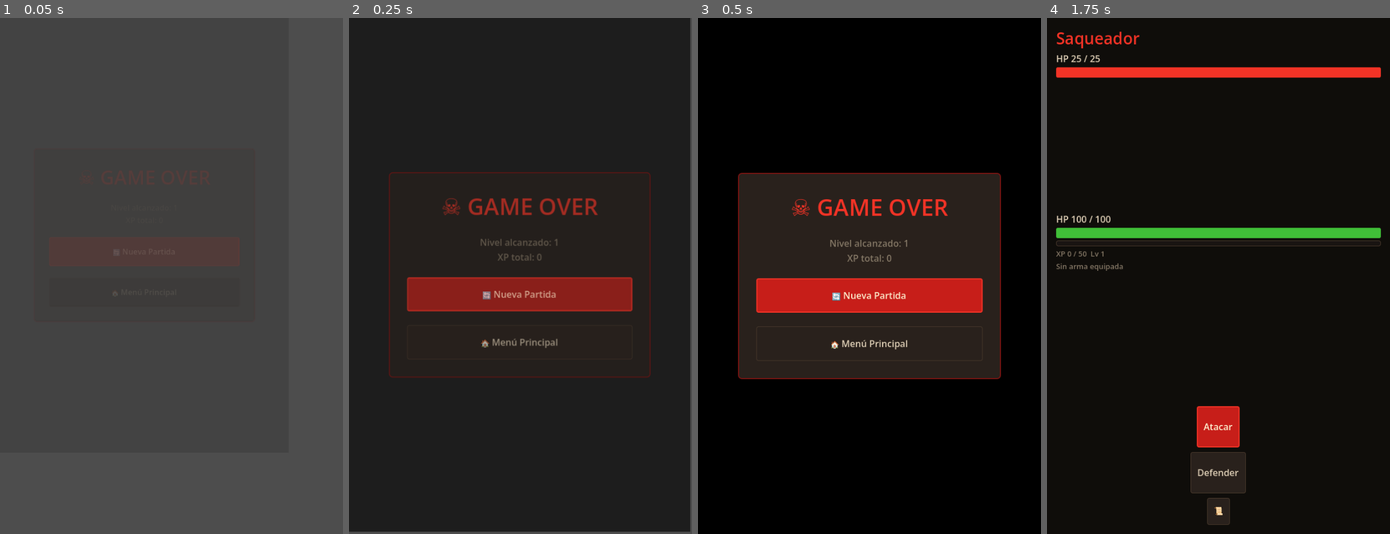
Above: before the commit, frames 1-4 (left to right).
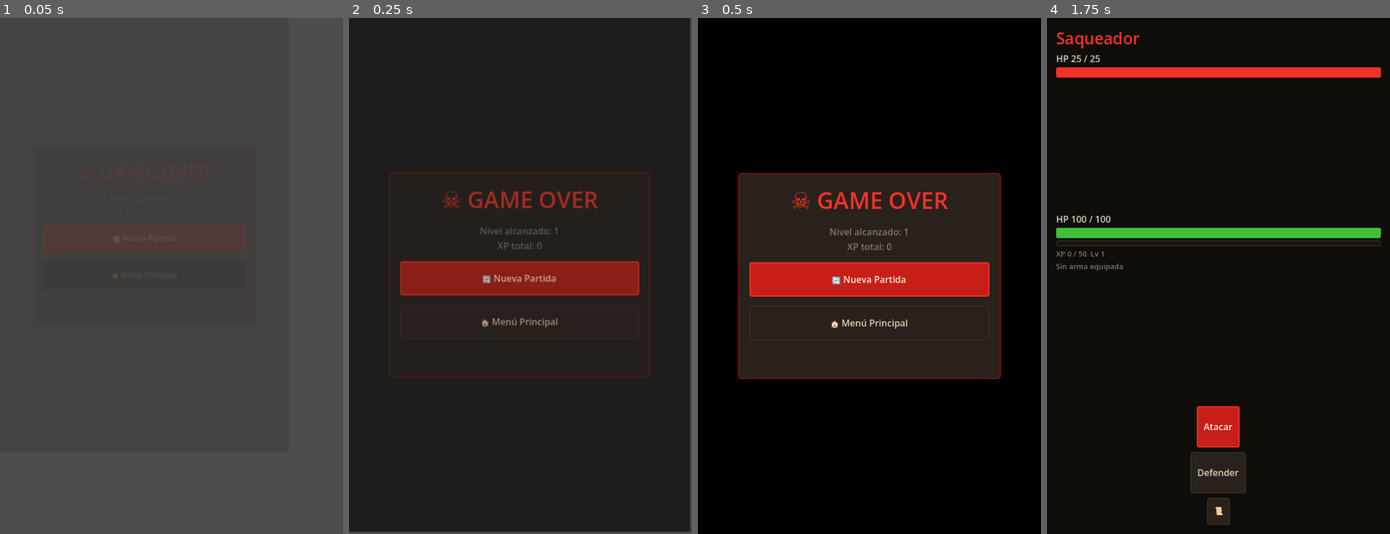
Above: after the commit, the same moments.

Repository: MirandaFrancoCBA/apocalypsheep
Game: Godot game, scene res://scenes/ui/game_over_popup.tscn
Same seed, same stepped clock (60 frames per second), same inputs: the game is played once before the commit and once after it. This scene is started directly instead of the project's main scene. Sound files missing from this copy of the repository are replaced by a short silence.
Inputs:
- Up to frame 1 (0.05 s): no input
- Up to frame 2 (0.25 s): no input
- Up to frame 3 (0.5 s): no input
- Up to frame 4 (1.75 s): click "🔄 Nueva Partida" at 0.5 s; click "🏙 Ciudad destruida Ruinas inf…" at 1.25 s

The runs differ from the first frame. In frame 1, 0.1% of the frame differs, in the area x 12-72%, y 40-48%; in frame 2, 6.3%; in frame 3, 6.6%, in the area x 15-85%, y 33-65%; in frame 4, nothing differs.

Commit message:
Fix: compact game over popup for narrow screens

Diff:
--- a/scenes/ui/game_over_popup.tscn
+++ b/scenes/ui/game_over_popup.tscn
@@ -53,14 +53,14 @@
 anchor_bottom = 1.0
 grow_horizontal = 2
 grow_vertical = 2
-theme_override_constants/margin_left = 32
-theme_override_constants/margin_top = 32
-theme_override_constants/margin_right = 32
-theme_override_constants/margin_bottom = 32
+theme_override_constants/margin_left = 20
+theme_override_constants/margin_top = 20
+theme_override_constants/margin_right = 20
+theme_override_constants/margin_bottom = 20
 
 [node name="VBoxContainer" type="VBoxContainer" parent="ColorRect/Panel/MarginContainer" unique_id=178855002]
 layout_mode = 2
-theme_override_constants/separation = 24
+theme_override_constants/separation = 16
 
 [node name="LabelTitle" type="Label" parent="ColorRect/Panel/MarginContainer/VBoxContainer" unique_id=412181217]
 layout_mode = 2
